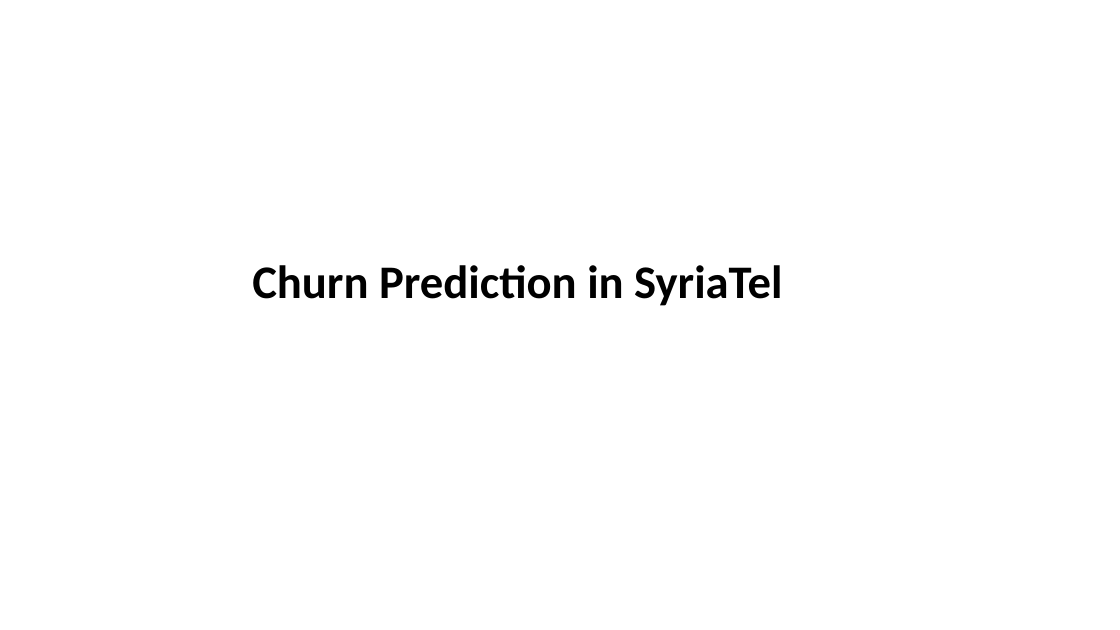
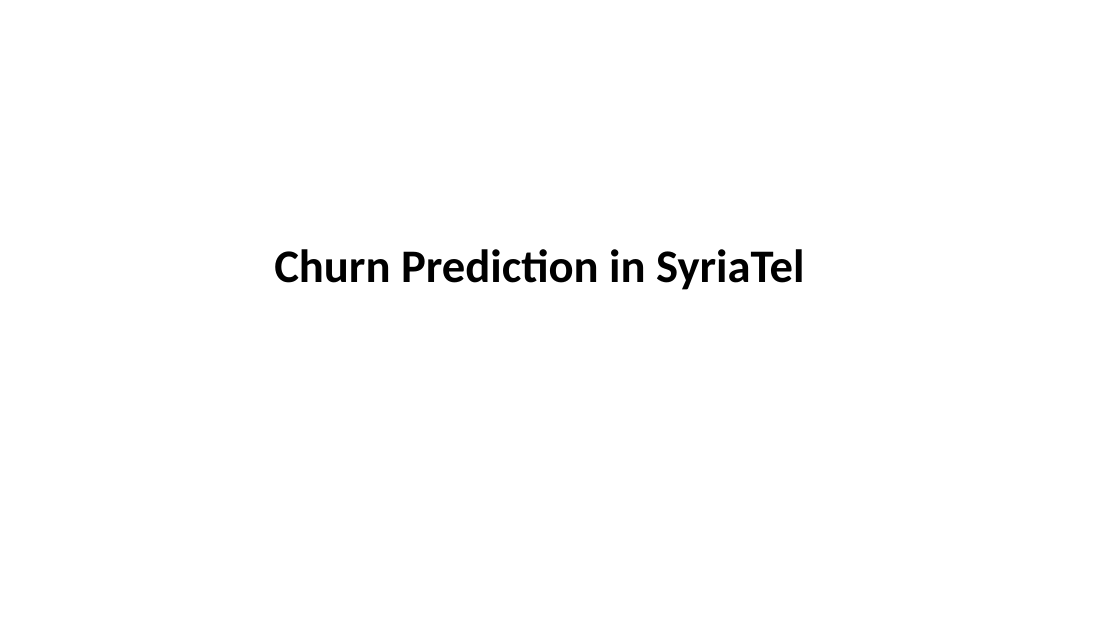
Before and after one commit to Kelvin-Shilisia/syriatel-churn-classifier, a slide deck: slide 1 of Churn Prediction in Telecom.pptx. Drawn at 1120x630 pixels with LibreOffice and Linux fonts; fonts in the diff are those of the drawing. Boxes give left, top, right and bottom in pixels: in the first picture for what was removed or moved away, otherwise in the second. Text is boxed around its words. In the diff, an @@ line names an element or a change of style, - is before the commit and + after.

Commit message:
pptx

```diff
--- a/Churn Prediction in Telecom.pptx
+++ b/Churn Prediction in Telecom.pptx
@@ text "Churn Prediction in SyriaTel": place and size @@
-text "Churn Prediction in SyriaTel" at [252, 265, 782, 306]
+text "Churn Prediction in SyriaTel" at [274, 249, 804, 290]
```
Also in this commit, not shown: 1 slide added, 1 slide removed.
